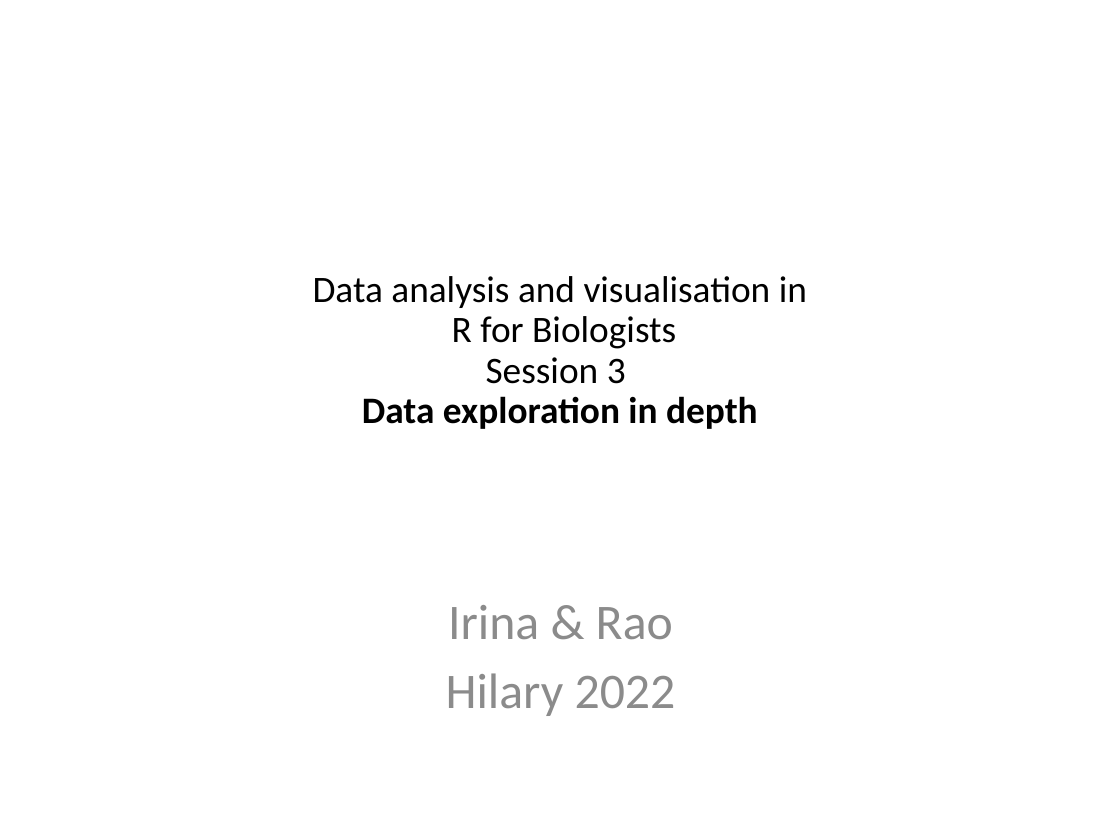
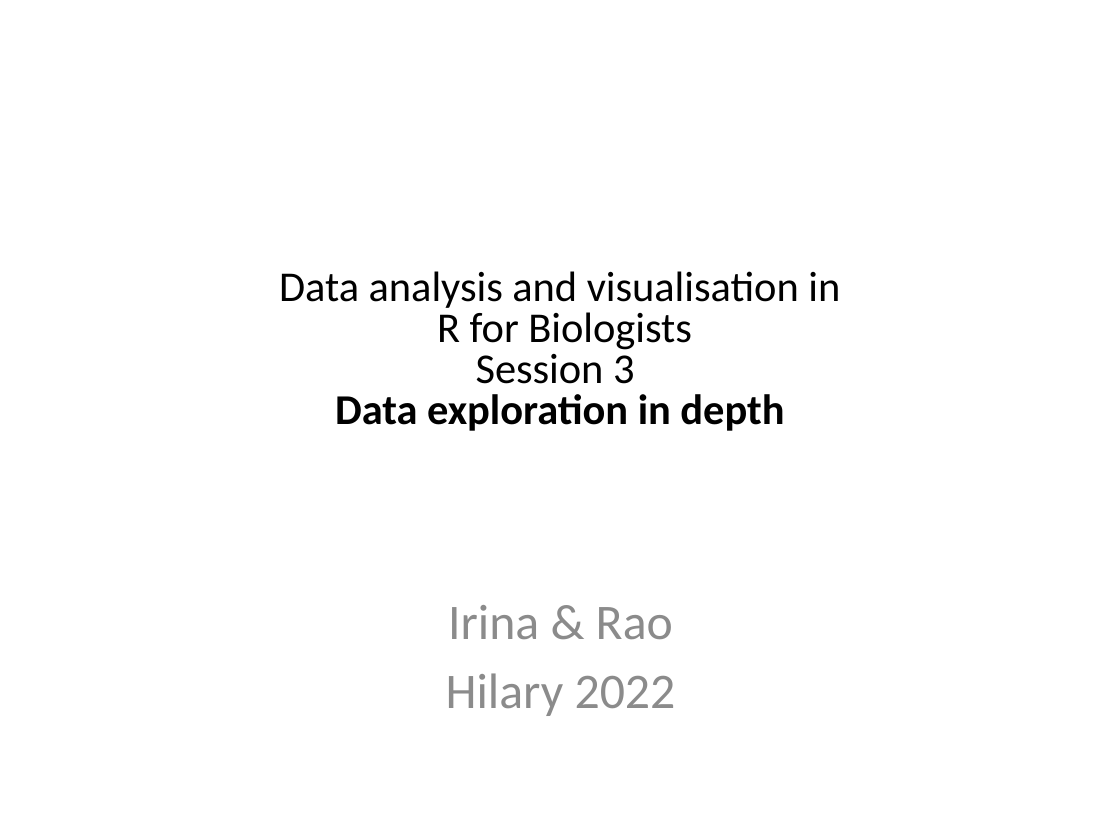
Before and after one commit to sraorao/data_analysis_visualisation_R_HT2022, a slide deck: slide 1 of powerpoint files/Session3.pptx. Drawn at 1120x840 pixels with LibreOffice and Linux fonts; fonts in the diff are those of the drawing. Boxes give left, top, right and bottom in pixels: in the first picture for what was removed or moved away, otherwise in the second. Text is boxed around its words. In the diff, an @@ line names an element or a change of style, - is before the commit and + after.

Commit message:
pca slide

```diff
--- a/powerpoint files/Session3.pptx
+++ b/powerpoint files/Session3.pptx
@@ text "Data analysis and visualisation in ..." at bbox=[279, 271, 840, 431]: size 24 to 27.3 pt; line spacing 0.9 to 0.8 @@
```
Also in this commit, not shown: 1 slide added, 1 slide removed.
